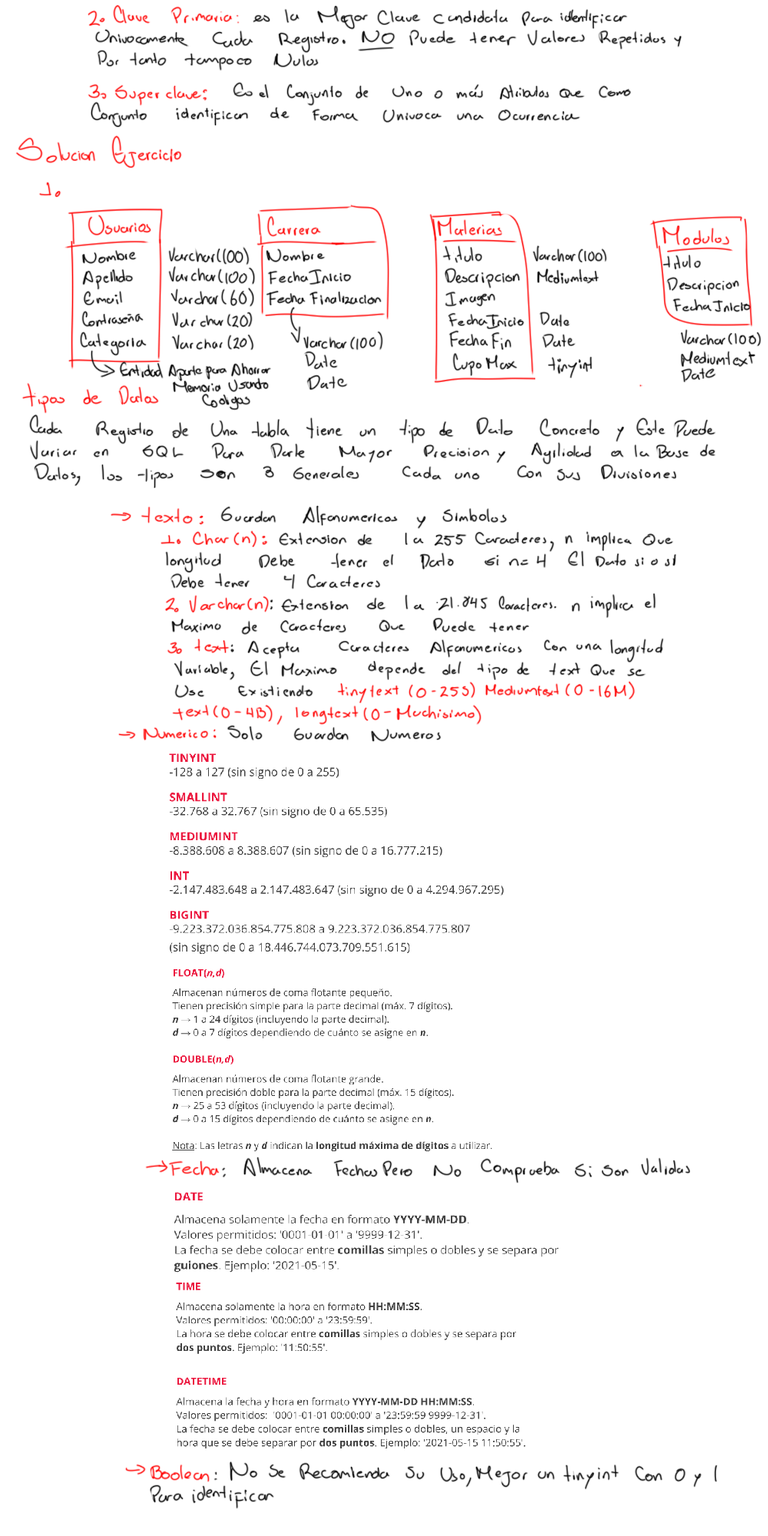
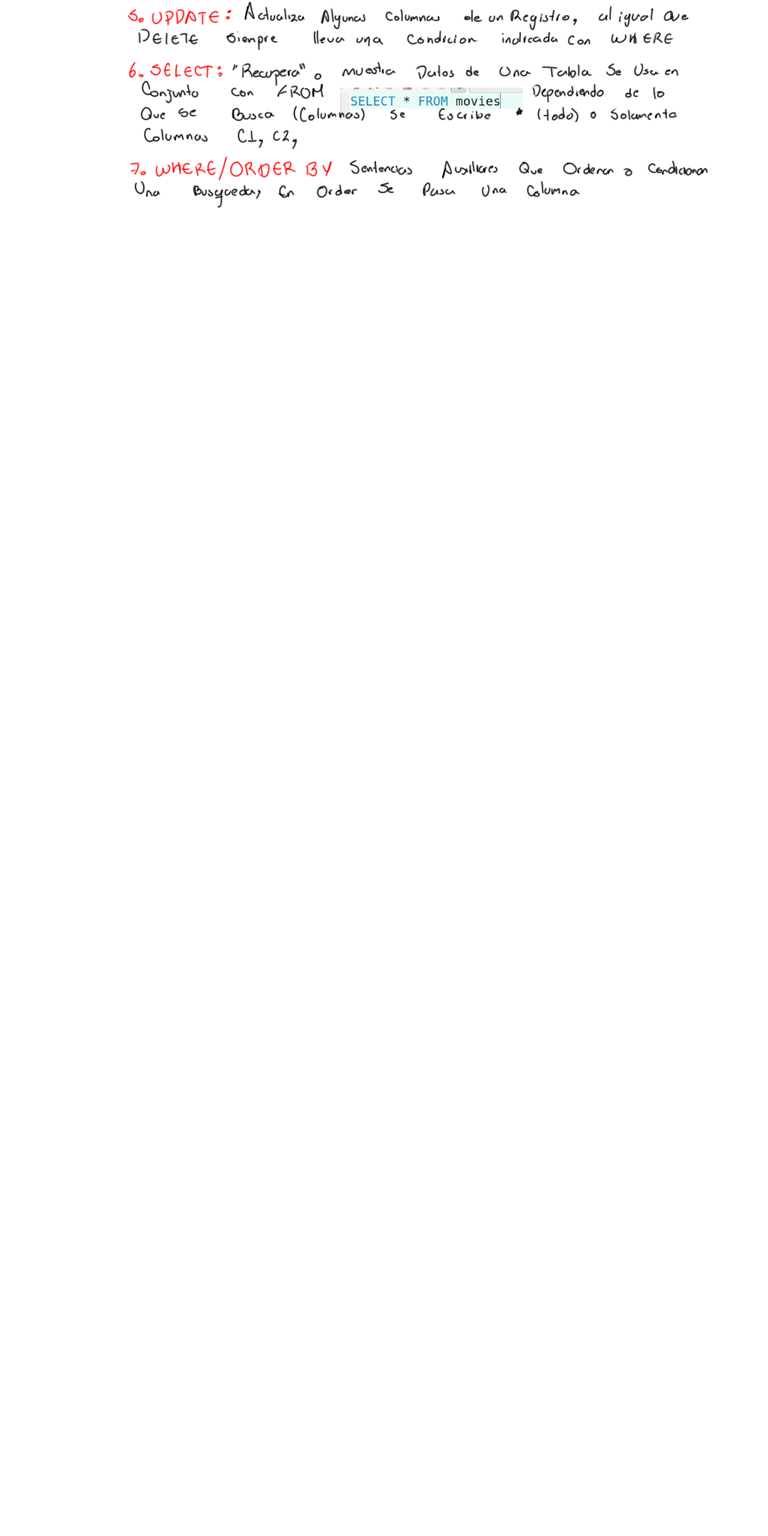
Revision of a layered 768px x 1536px image; what changed, layer by layer:
added layer "Pag 4" above "Pag 3" over [126, 0, 709, 209]
hid "Pag 2" over [15, 4, 762, 1510]
